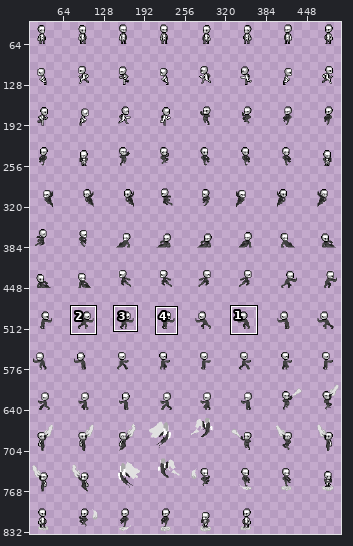
One commit to this sprite sheet: characters/player/sprites/body/body_001.png. Above, an overview of the earlier version with the close-up marked.
Close-up. As it was:
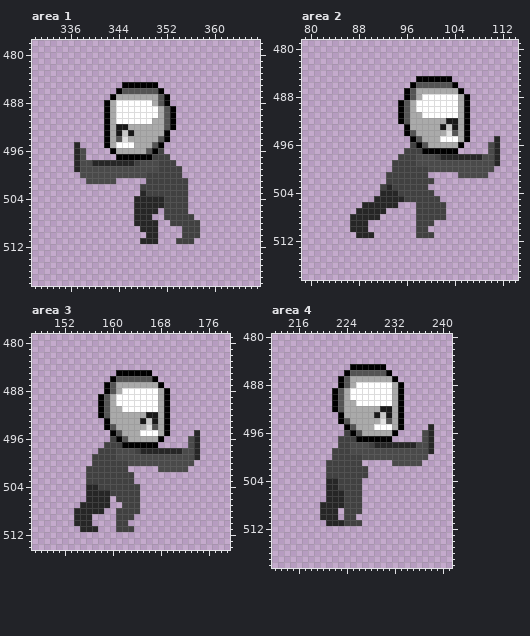
The file is 512x896 pixels. Colours within 5 levels of each other are drawn and written as one. Shown: area 1: x 330..367, y 478..518; area 2: x 79..114, y 479..518; area 3: x 147..179, y 479..514; area 4: x 212..241, y 480..518. The wide view leaves out empty margins. The commit also changed other parts of the picture, which this record leaves out.
Now the later version:
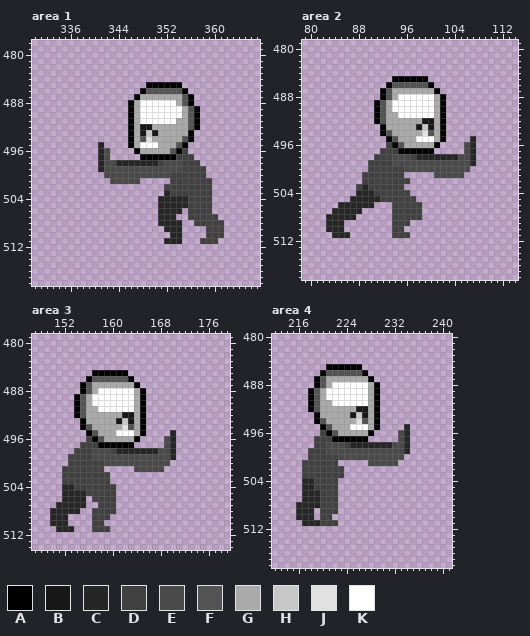
Palette (. is transparent): A #000000  B #181818  C #262626  D #414141  E #4a4a4a  F #545454  G #aaaaaa  H #c8c8c8  J #e1e1e1  K #ffffff
Change:
Area 1:
y 485: x 345..348 AAAA -> ....; x 351..354 .... -> AAAA
y 486: x 344..348 AFFFF -> ....A; x 351..355 A.... -> FFFFA
y 487: x 343..347 AGGGG -> ....A; x 351..356 FA.... -> GGGGFA
y 488: x 342..347 AGKKKK -> ....AG; x 350..356 GFA.... -> KKKKGFA
y 489..490: x 342..347 AGKKKK -> ....AG; x 351..357 GFA.... -> KKKKGFA
y 491: x 342..347 AGKKKK -> ....AG; x 350..357 GGFA.... -> KKKKGGFA
y 492: x 342..346 AGBBG -> ....A; x 348..349 GG -> BB; x 352..357 FA.... -> GGGGFA
y 493: x 342..346 AGBHB -> ....A; x 348..350 GGG -> BHB; x 352..356 A.... -> GGGGA
y 494: x 342..346 AGFJG -> ....A; x 348..349 GG -> FJ; x 351..356 FA.... -> GGGGFA
y 495: x 337 C -> .; x 341..346 .AGKKK -> C....A; x 348..355 GGFA.... -> KKKGGGFA
y 496: x 337..338 CE -> ..; x 341..347 ..AGGGG -> CE....A; x 349..355 FAD.... -> GGGGFAD
y 497: x 337..338 CE -> ..; x 341..342 .. -> CE; x 344..347 AAAA -> ....; x 350..356 DDD.... -> AAAADDD
y 498: x 337..340 CEEC -> ....; x 342..343 CC -> EE; x 347..350 DEEE -> CCCC; x 352..357 DD.... -> EEEDDD
y 499: x 337..341 CEEEE -> ....C; x 351..358 DDDD.... -> EEEEDDDD
y 500: x 338..341 EEEE -> ....; x 349..352 DDDD -> EEEE; x 355..358 .... -> DDDD
y 501: x 339..342 EEEE -> ....; x 344..347 .... -> EEEE; x 349..352 DDDD -> ....; x 356..359 .... -> DDDD
y 502: x 348..351 DDDD -> ....; x 356..359 .... -> DDDD
y 503: x 348..352 CDDDD -> ....C; x 356..359 .... -> DDDD
y 504..505: x 347..350 CCCC -> ....; x 352..359 DDDD.... -> CCCCDDDD
y 506: x 347..359 CCCC.DDDD.... -> ....CCCC.DDDD
y 507: x 347..349 CCC -> ...; x 351..355 .DDDD -> CCC..; x 357..360 .... -> DDDD
y 508: x 347..356 CCCC..DDDD -> ....CCCC..; x 358..361 .... -> DDDD
y 509: x 348..350 CCC -> ...; x 352..357 ...DDD -> CCC...; x 359..361 ... -> DDD
y 510: x 349..350 CC -> ..; x 353..357 ..DDD -> CC...; x 359..361 ... -> DDD
y 511: x 348..350 CCC -> ...; x 352..356 ..DDD -> CCC..; x 358..360 ... -> DDD
Area 2:
y 485: x 94..97 .... -> AAAA; x 100..103 AAAA -> ....
y 486: x 93..97 ....A -> AFFFF; x 100..104 FFFFA -> A....
y 487: x 92..97 ....AF -> AFGGGG; x 101..105 GGGGA -> A....
y 488: x 92..98 ....AFG -> AFGKKKK; x 101..106 KKKKGA -> GA....
y 489..490: x 91..97 ....AFG -> AFGKKKK; x 101..106 KKKKGA -> GA....
y 491: x 91..98 ....AFGG -> AFGGKKKK; x 101..106 KKKKGA -> GA....
y 492: x 91..96 ....AF -> AFGGGG; x 99..100 GG -> BB; x 102..106 GBBGA -> A....
y 493: x 92..96 ....A -> AGGGG; x 98..100 GGG -> BHB; x 102..106 BHBGA -> A....
y 494: x 92..97 ....AF -> AFGGGG; x 99..100 GG -> JF; x 102..106 GJFGA -> A....
y 495: x 93..100 ....AFGG -> AFGGGKKK; x 102..107 KKKGA. -> A....C; x 111 C -> .
y 496: x 93..99 ....DAF -> DAFGGGG; x 101..107 GGGGA.. -> A....EC; x 110..111 EC -> ..
y 497: x 92..98 ....DDD -> DDDAAAA; x 101..104 AAAA -> ....; x 106..107 .. -> EC; x 110..111 EC -> ..
y 498: x 91..96 ....DD -> DDDEEE; x 98..101 EEED -> CCCC; x 105..106 CC -> EE; x 108..111 CEEC -> ....
y 499: x 90..97 ....DDDD -> DDDDEEEE; x 107..111 EEEEC -> C....
y 500: x 90..93 .... -> DDDD; x 96..99 DDDD -> EEEE; x 107..110 EEEE -> ....
y 501: x 89..92 .... -> DDDD; x 96..99 DDDD -> ....; x 101..104 .... -> EEEE; x 106..109 EEEE -> ....
y 502: x 89..92 .... -> DDDD; x 97..100 DDDD -> ....
y 503: x 88..91 .... -> DCDD; x 93 C -> D; x 96..99 DDDD -> ....
y 504: x 88..94 ....CCC -> CCCDDDD; x 97..100 DDDD -> ....
y 505: x 87..90 .... -> CCCC; x 92..95 CCCC -> DDDD; x 98..101 DDDD -> ....
y 506: x 85..88 .... -> CCCC; x 91..97 CCCC... -> ...DDDD; x 99..102 DDDD -> ....
y 507: x 84..87 .... -> CCCC; x 89..92 CCCC -> ....; x 94..97 .... -> DDDD; x 99..102 DDDD -> ....
y 508: x 83..86 .... -> CCCC; x 88..91 CCCC -> ....; x 94..97 .... -> DDDD; x 99..102 DDDD -> ....
y 509: x 83..85 ... -> CCC; x 87..89 CCC -> ...; x 94..96 ... -> DDD; x 98..100 DDD -> ...
y 510: x 83..85 ... -> CCC; x 87..89 CCC -> ...; x 94..95 .. -> DD; x 98..99 DD -> ..
y 511: x 84..86 ... -> CCC; x 88..90 CCC -> ...; x 94..96 ... -> DDD; x 98..100 DDD -> ...
Area 3:
y 485: x 157..160 .... -> AAAA; x 163..166 AAAA -> ....
y 486: x 156..160 ....A -> AFFFF; x 163..167 FFFFA -> A....
y 487: x 155..160 ....AF -> AFGGGG; x 164..168 GGGGA -> A....
y 488: x 155..161 ....AFG -> AFGKKKK; x 164..169 KKKKGA -> GA....
y 489..490: x 154..160 ....AFG -> AFGKKKK; x 164..169 KKKKGA -> GA....
y 491: x 154..161 ....AFGG -> AFGGKKKK; x 164..169 KKKKGA -> GA....
y 492: x 154..159 ....AF -> AFGGGG; x 162..163 GG -> BB; x 165..169 GBBGA -> A....
y 493: x 155..159 ....A -> AGGGG; x 161..163 GGG -> BHB; x 165..169 BHBGA -> A....
y 494: x 155..160 ....AF -> AFGGGG; x 162..163 GG -> JF; x 165..169 GJFGA -> A....
y 495: x 156..163 ....AFGG -> AFGGGKKK; x 165..170 KKKGA. -> A....C; x 174 C -> .
y 496: x 156..162 ....DAF -> DAFGGGG; x 164..170 GGGGA.. -> A....EC; x 173..174 EC -> ..
y 497: x 155..161 ....DDD -> DDDAAAA; x 164..167 AAAA -> ....; x 169..170 .. -> EC; x 173..174 EC -> ..
y 498: x 154..159 ....DD -> DDDEEE; x 161..164 EEED -> CCCC; x 168..169 CC -> EE; x 171..174 CEEC -> ....
y 499: x 153..160 ....DDDD -> DDDDEEEE; x 170..174 EEEEC -> C....
y 500: x 153..156 .... -> DDDD; x 159..162 DDDD -> EEEE; x 170..173 EEEE -> ....
y 501: x 152..155 .... -> DDDD; x 159..162 DDDD -> ....; x 164..167 .... -> EEEE; x 169..172 EEEE -> ....
y 502..503: x 152..155 .... -> DDDD; x 160..163 DDDD -> ....
y 504: x 152..157 ....CC -> CCDDDD; x 161..164 DDDD -> ....
y 505: x 152..159 ....CCCC -> CCCCDDDD; x 161..164 DDDD -> ....
y 506: x 152..164 ....CCCC.DDDD -> CCCC.DDDD....
y 507: x 151..154 .... -> CCCC; x 156..160 CCCC. -> ..DDD; x 162..164 DDD -> ...
y 508: x 150..153 .... -> CCCC; x 155..164 CCCC..DDDD -> ..DDDD....
y 509: x 150..152 ... -> CCC; x 154..159 CCC... -> ...DDD; x 161..163 DDD -> ...
y 510: x 150..152 ... -> CCC; x 154..158 CCC.. -> ...DD; x 161..162 DD -> ..
y 511: x 151..153 ... -> CCC; x 155..159 CCC.. -> ..DDD; x 161..163 DDD -> ...
Area 4:
y 485: x 221..224 .... -> AAAA; x 227..230 AAAA -> ....
y 486: x 220..224 ....A -> AFFFF; x 227..231 FFFFA -> A....
y 487: x 219..224 ....AF -> AFGGGG; x 228..232 GGGGA -> A....
y 488: x 219..225 ....AFG -> AFGKKKK; x 228..233 KKKKGA -> GA....
y 489..490: x 218..224 ....AFG -> AFGKKKK; x 228..233 KKKKGA -> GA....
y 491: x 218..225 ....AFGG -> AFGGKKKK; x 228..233 KKKKGA -> GA....
y 492: x 218..223 ....AF -> AFGGGG; x 226..227 GG -> BB; x 229..233 GBBGA -> A....
y 493: x 219..223 ....A -> AGGGG; x 225..227 GGG -> BHB; x 229..233 BHBGA -> A....
y 494: x 219..224 ....AF -> AFGGGG; x 226..227 GG -> JF; x 229..233 GJFGA -> A....
y 495: x 220..227 ....AFGG -> AFGGGKKK; x 229..234 KKKGA. -> A....C; x 238 C -> .
y 496: x 220..226 ....DAF -> DAFGGGG; x 228..234 GGGGA.. -> A....EC; x 237..238 EC -> ..
y 497: x 219..225 ....DDD -> DDDAAAA; x 228..231 AAAA -> ....; x 233..234 .. -> EC; x 237..238 EC -> ..
y 498: x 219..223 ....D -> DDEEE; x 225..228 EEED -> CCCC; x 232..233 CC -> EE; x 235..238 CEEC -> ....
y 499: x 218..224 ....DDD -> DDDEEEE; x 234..238 EEEEC -> C....
y 500: x 218..221 .... -> DDDD; x 223..226 DDDD -> EEEE; x 234..237 EEEE -> ....
y 501: x 217..220 .... -> DDDD; x 223..226 DDDD -> ....; x 228..231 .... -> EEEE; x 233..236 EEEE -> ....
y 502..503: x 217..220 .... -> DDDD; x 224..227 DDDD -> ....
y 504..505: x 217..226 ....CCDDDD -> CCDDDD....
y 506..507: x 217..226 ....CCCDDD -> CCCDDD....
y 508: x 216..226 ....CCCCDDD -> CCCCDDD....
y 509: x 216..218 ... -> CCC; x 220..222 CCC -> DDD; x 224..226 DDD -> ...
y 510: x 216..218 ... -> CCC; x 220..222 CCC -> DD.; x 224..225 DD -> ..
y 511: x 217..226 ....CCCDDD -> CCCDDD....
